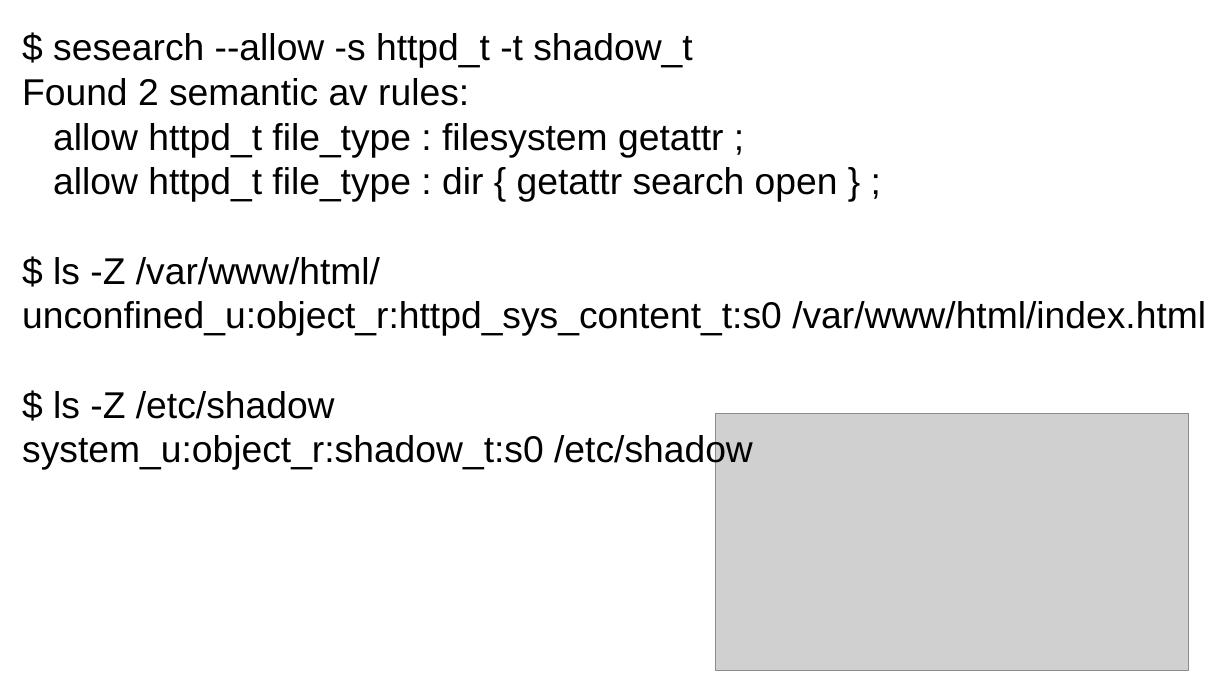
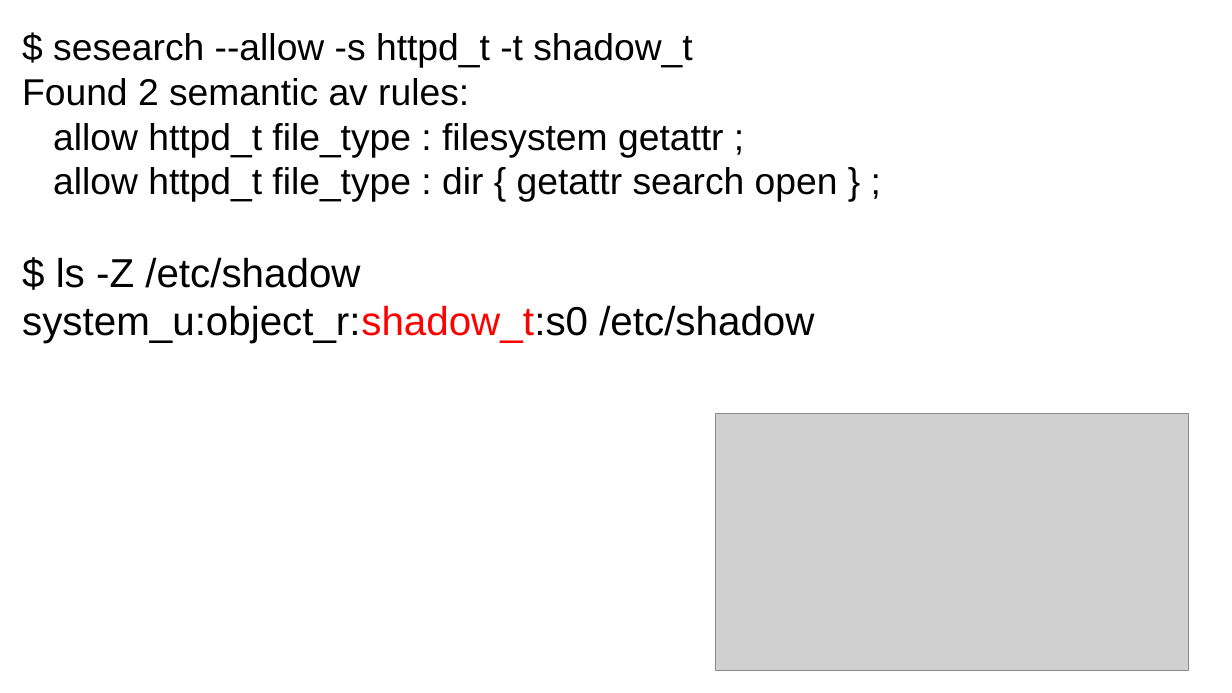
Before and after one commit to laubersm/LauberSolutions, a slide deck: slide 9 of SELinux/ItsAboutTheLabels-screen16-9.odp. Drawn at 1232x693 pixels with LibreOffice and Linux fonts; fonts in the diff are those of the drawing; grey boxes stand for pictures. Boxes give left, top, right and bottom in pixels: in the first picture for what was removed or moved away, otherwise in the second. Text is boxed around its words. In the diff, an @@ line names an element or a change of style, - is before the commit and + after.

Commit message:
formatting modifications

```diff
--- a/SELinux/ItsAboutTheLabels-screen16-9.odp
+++ b/SELinux/ItsAboutTheLabels-screen16-9.odp
@@ text at <box>22,257,1206,336</box>: paragraphs removed @@
-$ ls -Z /var/www/html/
-unconfined_u:object_r:httpd_sys_content_t:s0 /var/www/html/index.html
@@ text at <box>22,257,814,343</box>: size 24 to 26 pt in "$ ls -Z /etc/shadow", "system_u:object_r:shadow_t:s0 /etc/shadow"; text colour #000000 to #FF0000 in "system_u:object_r:shadow_t:s0" @@
```
Also in this commit, not shown: 9 other slides changed, 3 slides added.
